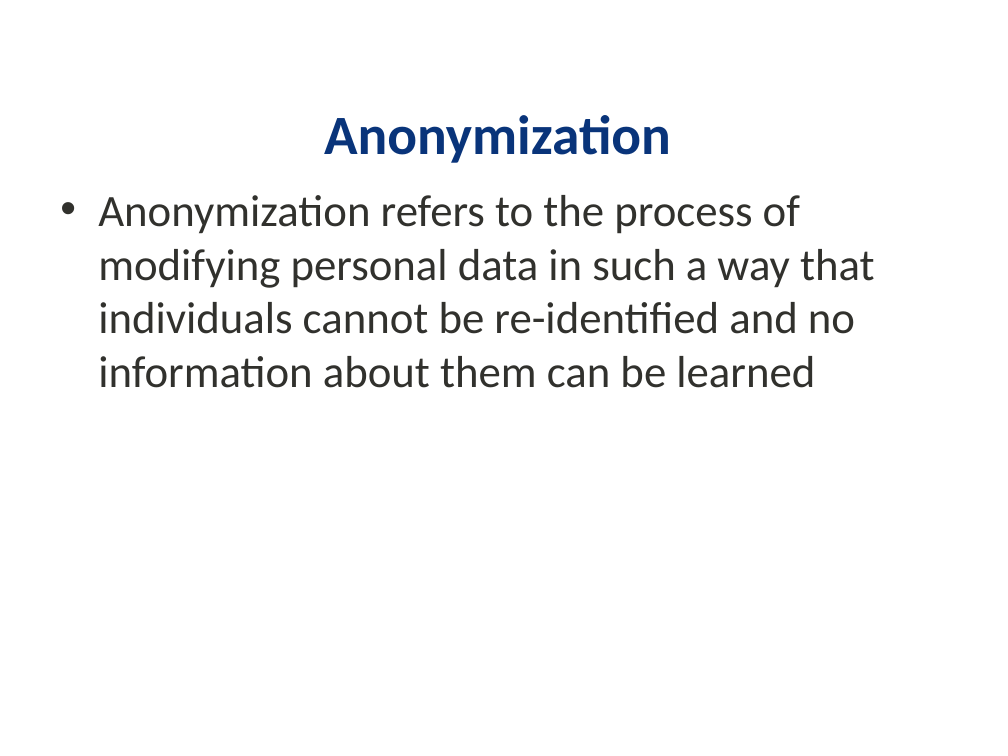
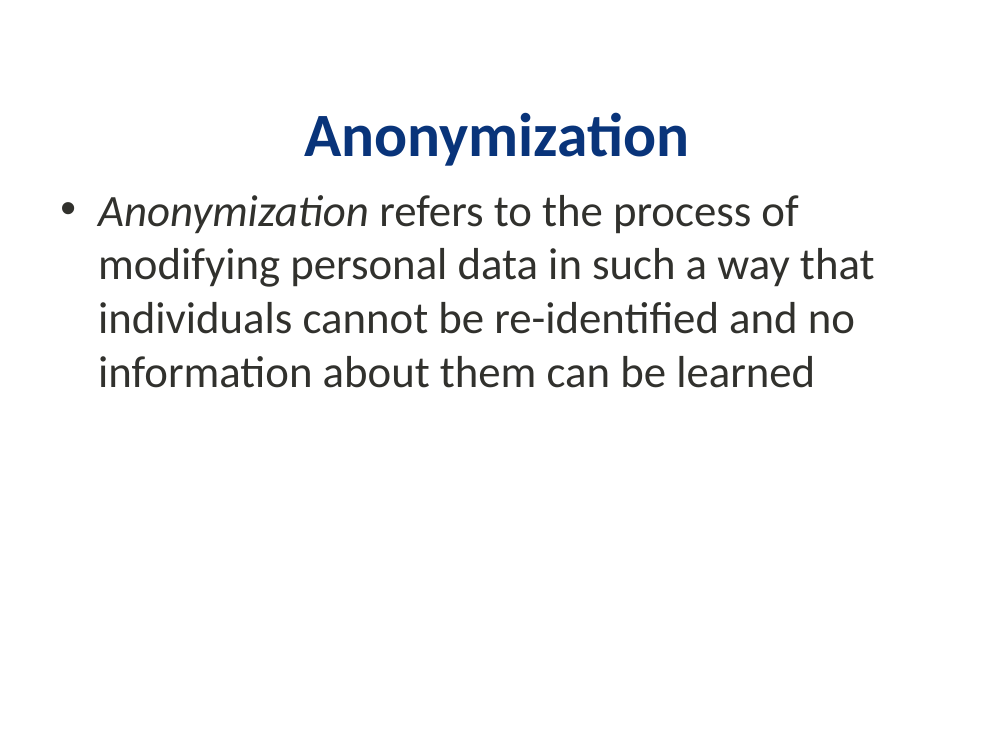
Before and after one commit to BoiseState/CS535-resources, a slide deck: slide 12 of notes/Privacy-Mehrpouyan.pptx. Drawn at 1008x756 pixels with LibreOffice and Linux fonts; fonts in the diff are those of the drawing; background and template pictures are left out. Boxes give left, top, right and bottom in pixels: in the first picture for what was removed or moved away, otherwise in the second. Text is boxed around its words. In the diff, an @@ line names an element or a change of style, - is before the commit and + after.

```diff
--- a/notes/Privacy-Mehrpouyan.pptx
+++ b/notes/Privacy-Mehrpouyan.pptx
@@ text "Anonymization" at [304,112,689,166]: size 39.6 to 44 pt @@
@@ text "Anonymization refers to the process ..." at [98,195,875,388]: italic on in "Anonymization"; indent changed @@
```
Also in this commit, not shown: 21 other slides changed, 1 other file.
